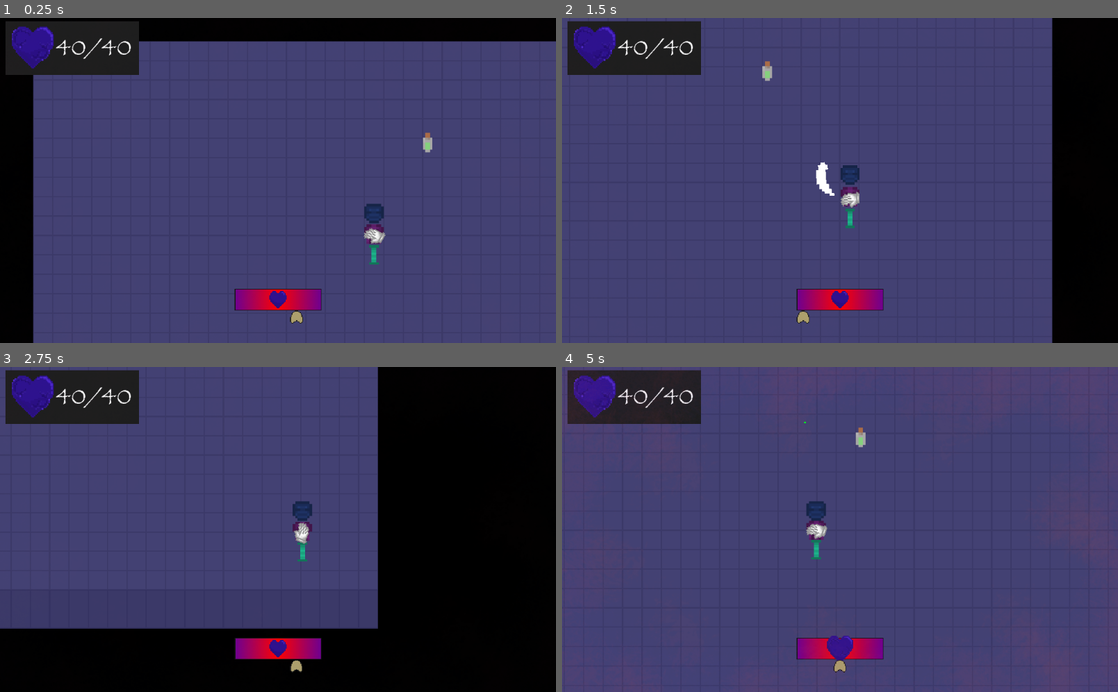
Above: before the commit, frames 1-4 (two rows, left to right).
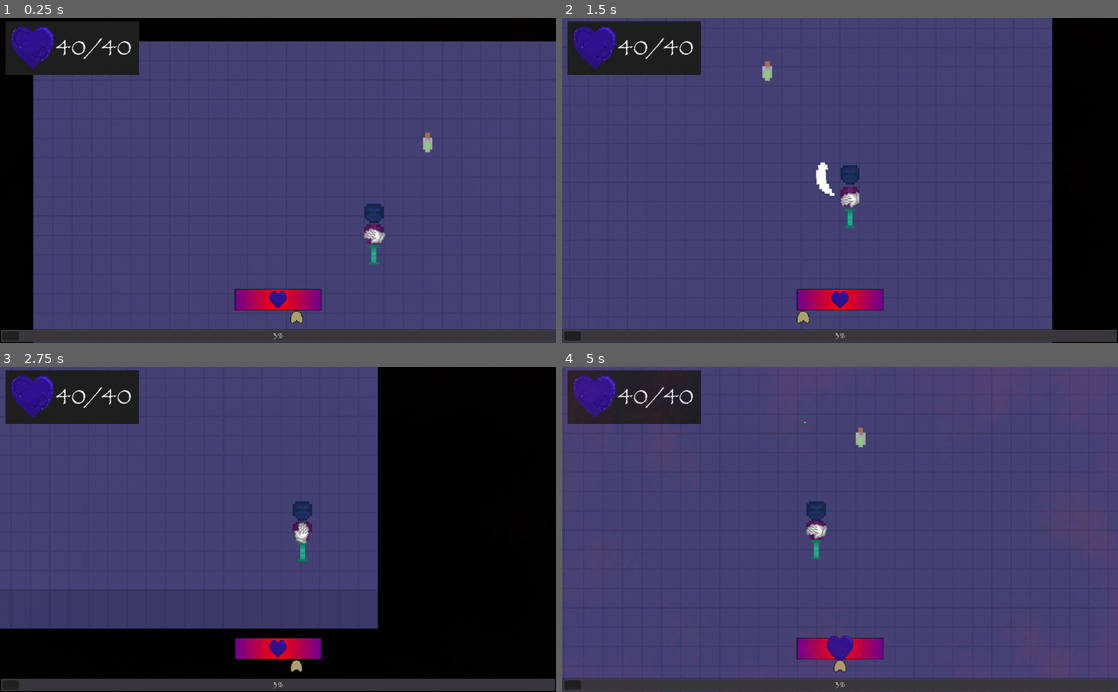
Above: after the commit, the same moments.

Repository: ColdCalzone/GWJ-30
Game: Godot game, scene res://scenes/Game.tscn
Same seed, same stepped clock (60 frames per second), same inputs: the game is played once before the commit and once after it. The project has no main scene, so this scene is started directly.
Inputs (mouse positions are in pixels of both pictures, inside the frame that each line leads up to):
- Up to frame 1 (0.25 s): no input
- Up to frame 2 (1.5 s): tap Enter (ui_accept) at 0.5, 0.77 s; move the mouse to (962, 164) at 0.52 s; hold D (move_right) 0.53-1.28 s; hold R (adrenaline) 0.53-1.28 s; move the mouse to (728, 196) at 1.27 s; hold S (move_down) from 1.28 s (still down); tap Space (attack) at 1.35 s
- Up to frame 3 (2.75 s): tap Enter (ui_accept) at 1.52 s; move the mouse to (333, 458) at 2.02 s; release S (move_down) at 2.03 s; hold D (move_right) from 2.03 s (still down); hold R (adrenaline) from 2.03 s (still down)
- Up to frame 4 (5 s): move the mouse to (812, 594) at 2.77 s; release D (move_right) at 2.78 s; release R (adrenaline) at 2.78 s; hold W (move_up) 2.78-3.53 s; tap Space (attack) at 2.85, 4.35 s; tap Enter (ui_accept) at 3.02, 3.77, 4.52 s; move the mouse to (1006, 578) at 3.52 s; hold R (adrenaline) 3.53-4.28 s; hold A (move_left) from 3.53 s (still down); move the mouse to (673, 480) at 4.27 s

The runs differ from the first frame. In frame 1, 4.0% of the frame differs, in the area x 0-100%, y 95-100%; in frame 2, 4.0%; in frame 3, 3.8%; in frame 4, 4.1%.

Commit message:
Added adrenaline meter at the bottom

Diff:
--- /dev/null
+++ b/hud/AdrenalineMeter.gd
@@ -0,0 +1,11 @@
+extends ProgressBar
+
+
+
+onready var player : Entity = get_tree().get_nodes_in_group("player")[0]
+
+
+
+func _process(delta : float) -> void:
+	max_value = player.max_adren
+	value = player.current_adren
--- /dev/null
+++ b/hud/AdrenalineMeter.tscn
@@ -0,0 +1,19 @@
+[gd_scene load_steps=4 format=2]
+
+[ext_resource path="res://assets/Papyrus.ttf" type="DynamicFontData" id=1]
+[ext_resource path="res://hud/AdrenalineMeter.gd" type="Script" id=2]
+
+[sub_resource type="DynamicFont" id=1]
+font_data = ExtResource( 1 )
+
+[node name="AdrenalineMeter" type="ProgressBar"]
+anchor_top = 1.0
+anchor_right = 1.0
+anchor_bottom = 1.0
+margin_top = -26.0
+custom_fonts/font = SubResource( 1 )
+step = 1.0
+script = ExtResource( 2 )
+__meta__ = {
+"_edit_use_anchors_": false
+}
--- a/hud/HUD.tscn
+++ b/hud/HUD.tscn
@@ -1,10 +1,11 @@
-[gd_scene load_steps=6 format=2]
+[gd_scene load_steps=7 format=2]
 
 [ext_resource path="res://hud/Heartbeat.tscn" type="PackedScene" id=1]
 [ext_resource path="res://hud/HealthDisplay.tscn" type="PackedScene" id=2]
 [ext_resource path="res://hud/HUD.gd" type="Script" id=3]
 [ext_resource path="res://hud/PulseVignette.tscn" type="PackedScene" id=4]
 [ext_resource path="res://hud/PauseMenu.tscn" type="PackedScene" id=5]
+[ext_resource path="res://hud/AdrenalineMeter.tscn" type="PackedScene" id=6]
 
 [node name="HUD" type="CanvasLayer"]
 script = ExtResource( 3 )
@@ -16,3 +17,5 @@
 [node name="PulseVignette" parent="." instance=ExtResource( 4 )]
 
 [node name="PauseMenu" parent="." instance=ExtResource( 5 )]
+
+[node name="AdrenalineMeter" parent="." instance=ExtResource( 6 )]
